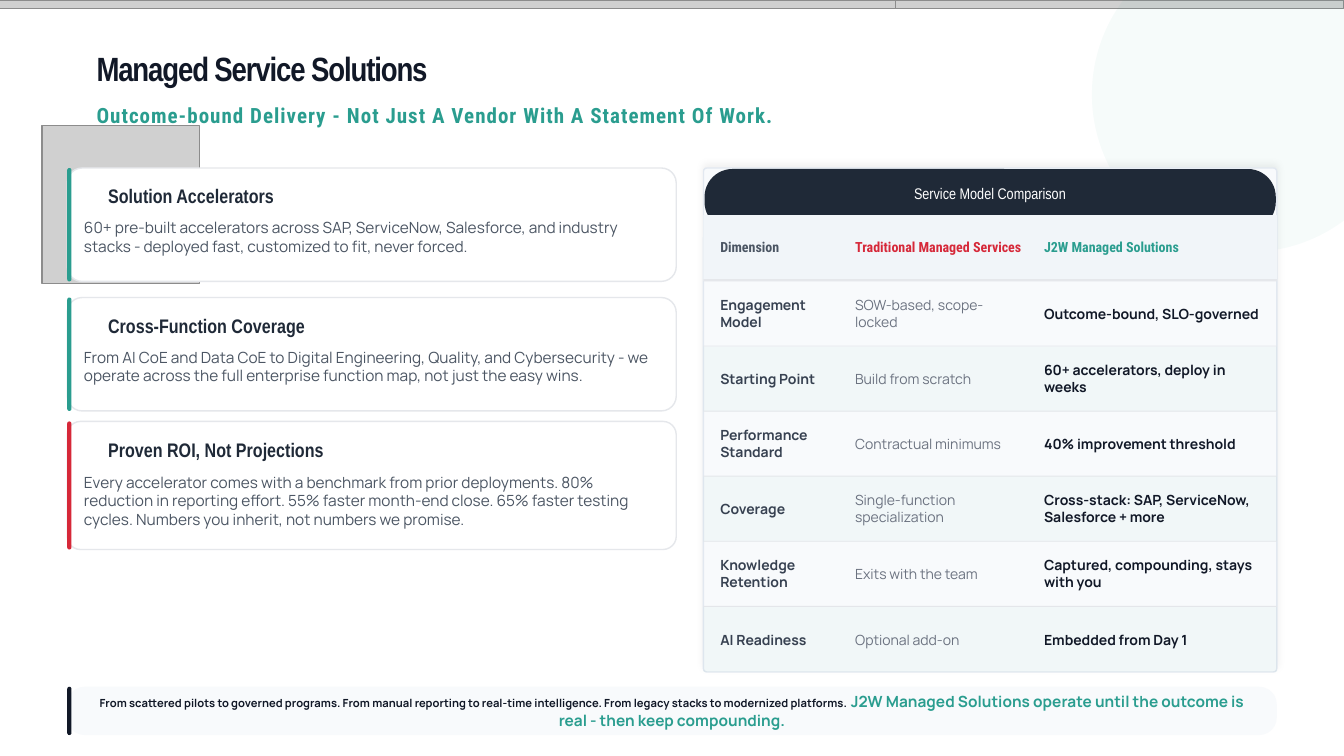
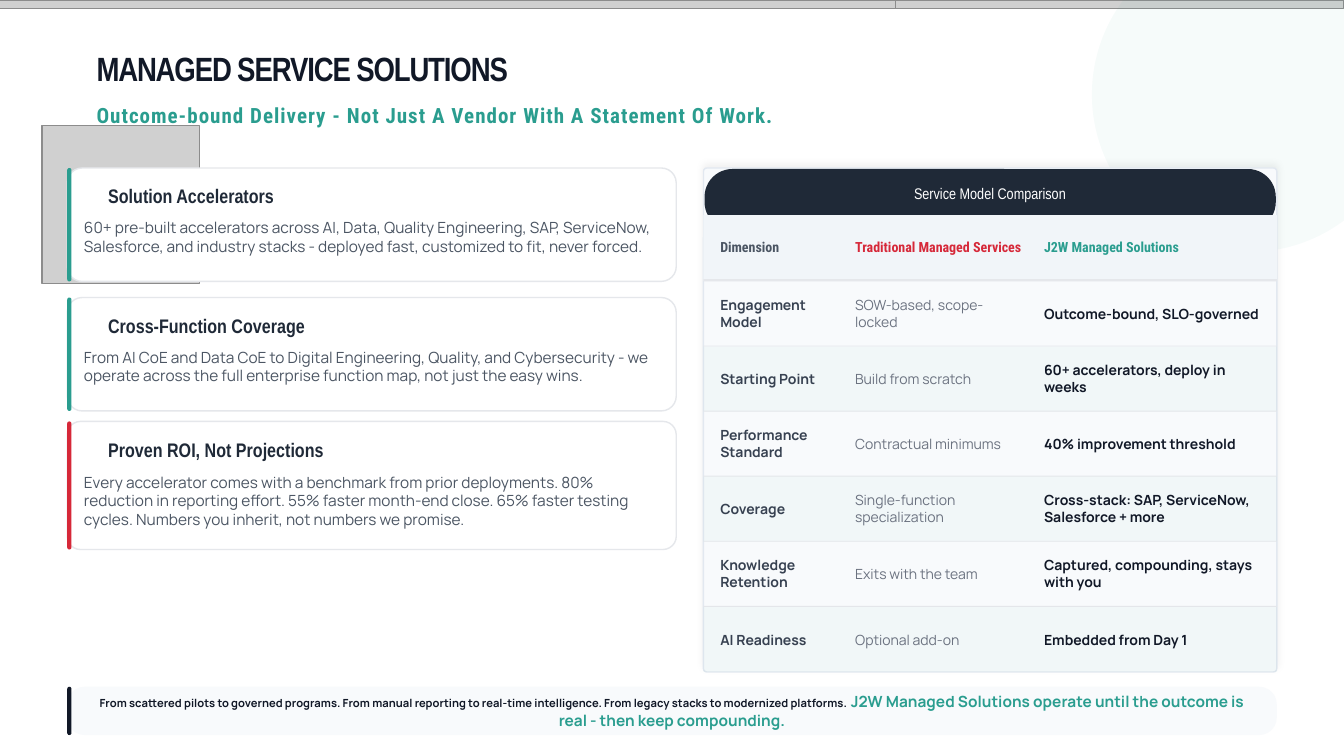
Before and after one commit to athu07/Deck-Engine, a slide deck: slide 33 of data/decks/WORKING_COPY_Master_Deck.pptx. Drawn at 1344x756 pixels with LibreOffice and Linux fonts; fonts in the diff are those of the drawing; grey boxes stand for pictures; background and template pictures are left out. Boxes give left, top, right and bottom in pixels: in the first picture for what was removed or moved away, otherwise in the second. Text is boxed around its words. In the diff, an @@ line names an element or a change of style, - is before the commit and + after.

```diff
--- a/data/decks/WORKING_COPY_Master_Deck.pptx
+++ b/data/decks/WORKING_COPY_Master_Deck.pptx
@@ text at [97, 57, 508, 82]: text changed @@
-Managed Service Solutions
+MANAGED SERVICE SOLUTIONS
@@ text at [84, 221, 650, 256]: text changed @@
-60+ pre-built accelerators across SAP, ServiceNow, Salesforce, and industry stacks - deployed fast, customized to fit, never forced.
+60+ pre-built accelerators across AI, Data, Quality Engineering, SAP, ServiceNow, Salesforce, and industry stacks - deployed fast, customized to fit, never forced.
```
Also in this commit, not shown: 8 other slides changed, 12 other files.
